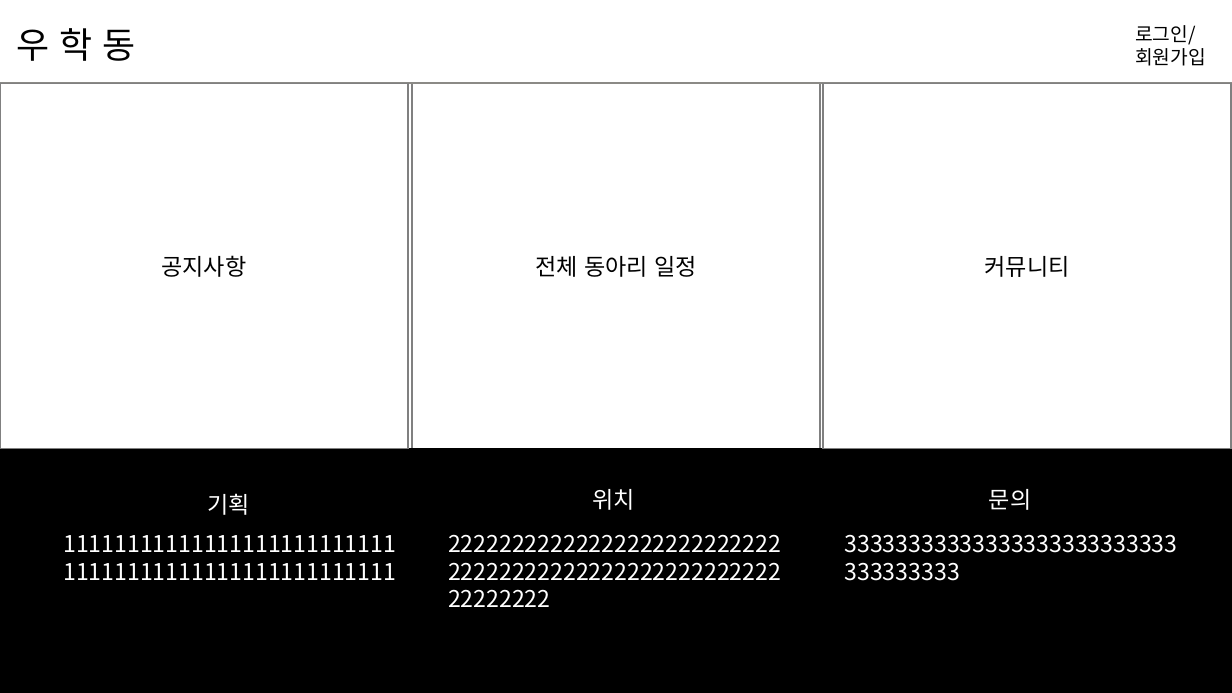
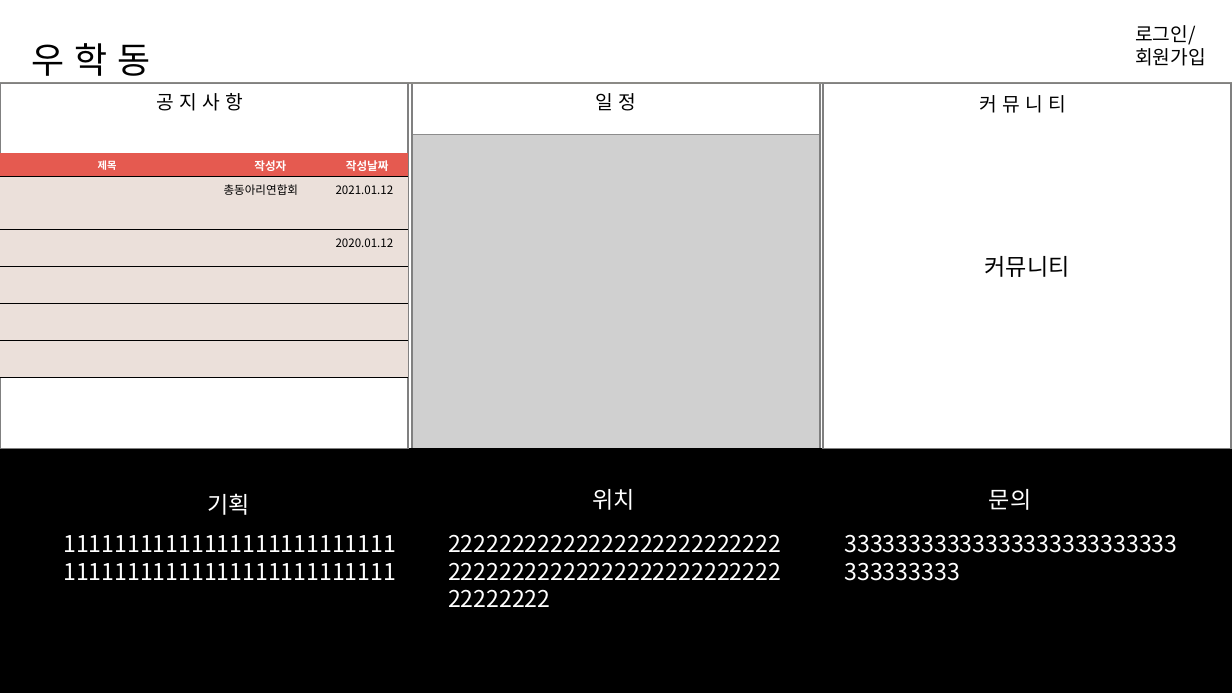
Before and after one commit to hyunniesss/ToyProject, a slide deck: slide 3 of document/와이어프레임/우학동_와이어프레임.pptx. Drawn at 1232x693 pixels with LibreOffice and Linux fonts; fonts in the diff are those of the drawing; grey boxes stand for pictures. Boxes give left, top, right and bottom in pixels: in the first picture for what was removed or moved away, otherwise in the second. Text is boxed around its words. In the diff, an @@ line names an element or a change of style, - is before the commit and + after.

```diff
--- a/document/와이어프레임/우학동_와이어프레임.pptx
+++ b/document/와이어프레임/우학동_와이어프레임.pptx
@@ text "우 학 동" rewrapped from (16,28,135,61) to (32,43,151,83) @@
@@ text added at (157,93,244,111), 15 pt, text #000000 @@
+공 지 사 항
@@ text added at (595,93,636,111), 15 pt, text #000000 @@
+일 정
@@ text added at (980,95,1067,113), 15 pt, text #000000 @@
+커 뮤 니 티
@@ picture added at (412,135,821,449) @@
@@ table added at (0,153,408,377), 6 rows, 3 columns @@
+제목 | 작성자 | 작성날짜
+ | 총동아리연합회 | 2021.01.12
+ |  | 2020.01.12
+ |  | 
+ |  | 
+ |  | 
@@ text in rectangle at (535,256,697,277): text removed @@
-전체 동아리 일정
```
Also in this commit, not shown: 4 other slides changed, 10 slides added, 1 other file.
